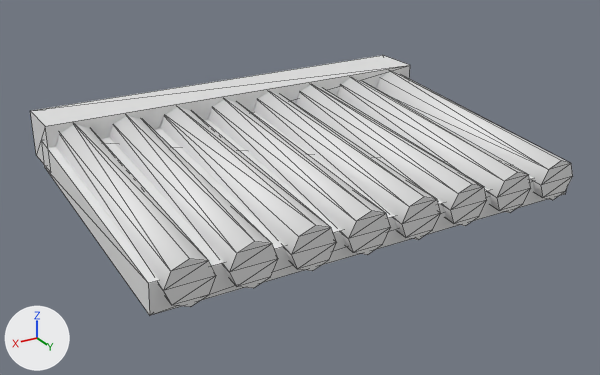
An edit to the OBJ model game/assets/bathhouse-roof-segment.obj, drawn before and after from the same camera.
Before and after are seen from a camera (50 mm lens) standing at (1.71, 2.88, 1.32) and looking at (0.03, 0.08, -0.08). The lights are fixed; the arrows at lower left show +X, +Y and +Z. Mesh edges are drawn as thin lines. Where no turn or scale is listed for an object, it has been applied to the vertices.
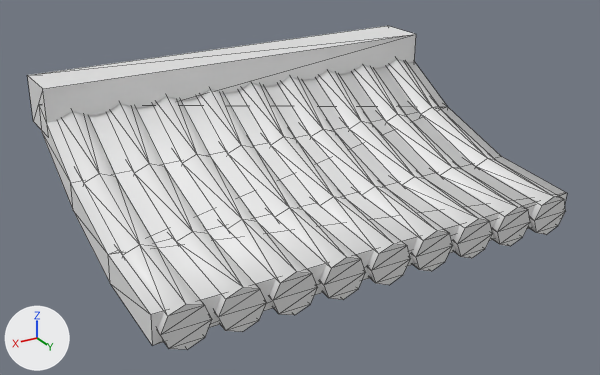
Pixel boxes [x1, y1, x2, y2] of what changed, in the pictures (600 x 375 px; the box of a moved part takes in the faces that stretch with it):
'Cube.001', reshaped (23% taller)
    before: [30, 55, 566, 315]
    after: [27, 26, 567, 346]
'Cylinder.004_Cylinder.005', deleted
    before: [109, 71, 573, 288]
'Cylinder.002_Cylinder.004', added
    after: [106, 83, 411, 332]
'Cylinder.001_Cylinder.006', added
    after: [278, 59, 565, 271]
'Cylinder', reshaped (30% taller)
    before: [56, 124, 216, 307]
    after: [57, 112, 212, 350]
part 1 of me_cube_001, moved or reshaped
    before: [30, 55, 410, 164]
    after: [27, 26, 416, 129]
part 2 of me_cube_001, rebuilt (34% taller)
    before: [41, 104, 566, 315]
    after: [39, 62, 567, 346]

The edits, one by one:
me_cube_001 is used by ob_cube_001; location (0.0, 0.0, 0.0).
me_cube_001 had 16 vertices, 24 faces and spanned x -0.94..0.94, y -0.67..0.67, z -0.11..0.2.
me_cube_001 now has 24 vertices, 40 faces and spans x -0.94..0.94, y -0.64..0.67, z -0.23..0.37.
me_cube_001 part 1: the loose piece of 8 vertices spanning x -0.94..0.94, y -0.67..-0.43, z 0.0..0.2 is moved by (0.0, 0.04, 0.17).
me_cube_001 part 2: the loose piece of 8 vertices spanning x -0.94..0.94, y -0.53..0.67, z -0.11..0.11 is rebuilt with 16 vertices and now spans x -0.94..0.94, y -0.5..0.67, z -0.23..0.28.
me_cylinder is used by ob_cylinder; location (0.0, 0.0, 0.0).
me_cylinder had 16 vertices, 28 faces and spanned x 0.729..0.913, y -0.507..0.726, z -0.096..0.194.
me_cylinder now has 32 vertices, 60 faces and spans x 0.743..0.926, y -0.526..0.707, z -0.266..0.322.
me_cylinder part 3: the whole mesh is rebuilt.
Mesh me_cylinder_002_cylinder_004 is new.
It has 128 vertices, 240 faces and spans x -0.088..0.72, y -0.526..0.707, z -0.266..0.322.
Mesh me_cylinder_001_cylinder_006 is new.
It has 128 vertices, 240 faces and spans x -0.918..-0.11, y -0.526..0.707, z -0.266..0.322.
Object 'Cylinder.004_Cylinder.005' (ob_cylinder_004_cylinder_005) is deleted.
Object 'Cylinder.002_Cylinder.004' (ob_cylinder_002_cylinder_004) is new; it shows me_cylinder_002_cylinder_004.
Its location is (0.0, 0.0, 0.0).
Object 'Cylinder.001_Cylinder.006' (ob_cylinder_001_cylinder_006) is new; it shows me_cylinder_001_cylinder_006.
Its location is (0.0, 0.0, 0.0).
